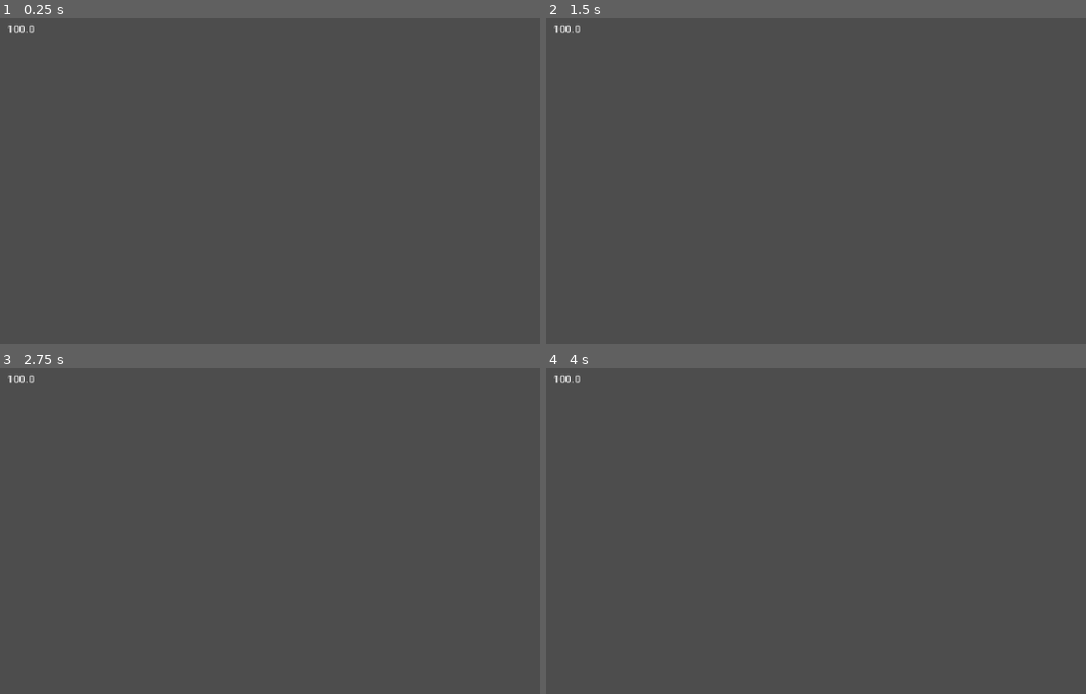
Above: before the commit, frames 1-4 (two rows, left to right).
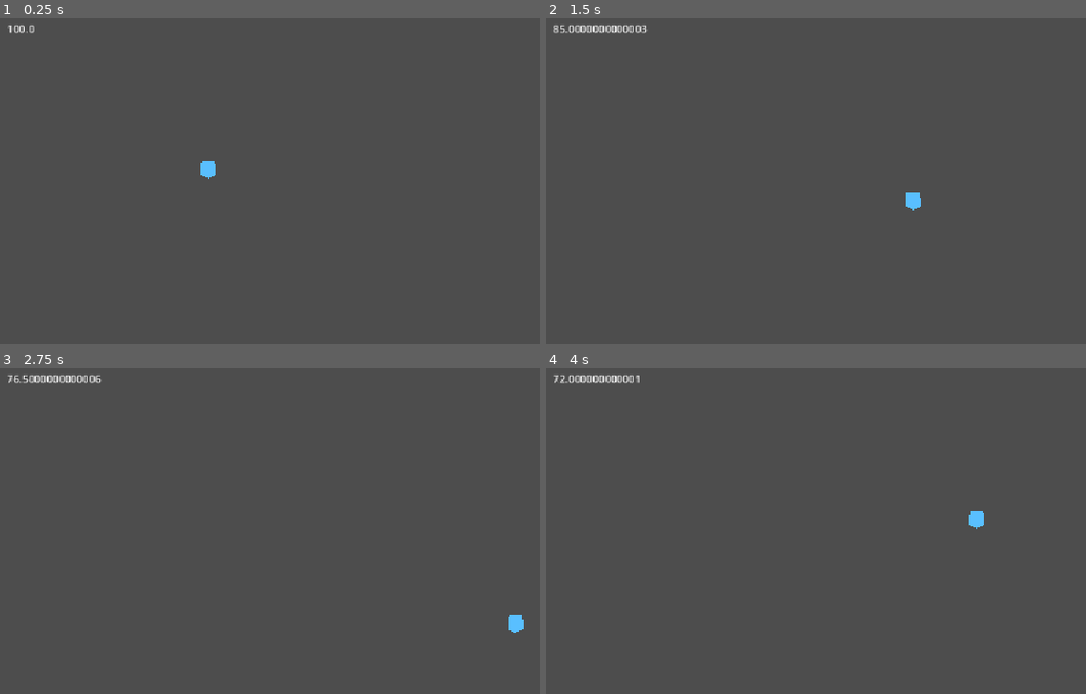
Above: after the commit, the same moments.

Repository: EarthDeparture/brave_and_cold
Game: Godot game, scene res://scenes/main.tscn
The game is run twice, just before and just after one commit, with the same random seed, the same clock (stepped at 60 frames per second) and the same inputs.
Inputs:
- Up to frame 1 (0.25 s): no input
- Up to frame 2 (1.5 s): tap Enter at 0.5 s; hold D (move_right, bound only after the commit) 0.53-1.28 s; hold Shift (sprint, bound only after the commit) 0.53-1.28 s; hold S (move_down, bound only after the commit) from 1.28 s (still down); tap Shift (sprint, bound only after the commit) at 1.35 s
- Up to frame 3 (2.75 s): release S (move_down, bound only after the commit) at 2.03 s; hold D (move_right, bound only after the commit) from 2.03 s (still down); hold Shift (sprint, bound only after the commit) from 2.03 s (still down)
- Up to frame 4 (4 s): release D (move_right, bound only after the commit) at 2.78 s; release Shift (sprint, bound only after the commit) at 2.78 s; hold W (move_up, bound only after the commit) 2.78-3.53 s; tap Shift (sprint, bound only after the commit) at 2.85 s; hold A (move_left, bound only after the commit) from 3.53 s (still down); hold Shift (sprint, bound only after the commit) from 3.53 s (still down)

The runs differ from the first frame. In frame 1, 0.1% of the frame differs, in the area x 37-40%, y 43-50%; in frame 2, 0.4%, in the area x 1-70%, y 2-60%; in frame 3, 0.4%; in frame 4, 0.4%.

Commit message:
agent(c90858e3): **Player scene & controller** (code) — CharacterBody2D with movement, drains Sta

Diff:
--- a/brave-and-cold/project.godot
+++ b/brave-and-cold/project.godot
@@ -24,6 +24,29 @@
 window/stretch/mode="canvas_items"
 window/stretch/aspect="expand"
 
+[input]
+
+move_left={
+"deadzone": 0.2,
+"events": [Object(InputEventKey,"physical_keycode":65), Object(InputEventKey,"physical_keycode":4194321)]
+}
+move_right={
+"deadzone": 0.2,
+"events": [Object(InputEventKey,"physical_keycode":68), Object(InputEventKey,"physical_keycode":4194323)]
+}
+move_up={
+"deadzone": 0.2,
+"events": [Object(InputEventKey,"physical_keycode":87), Object(InputEventKey,"physical_keycode":4194320)]
+}
+move_down={
+"deadzone": 0.2,
+"events": [Object(InputEventKey,"physical_keycode":83), Object(InputEventKey,"physical_keycode":4194322)]
+}
+sprint={
+"deadzone": 0.2,
+"events": [Object(InputEventKey,"physical_keycode":4194325)]
+}
+
 [physics]
 
 3d/physics_engine="Jolt Physics"
--- a/brave-and-cold/scenes/main.tscn
+++ b/brave-and-cold/scenes/main.tscn
@@ -1,7 +1,11 @@
-[gd_scene load_steps=2 format=3]
+[gd_scene load_steps=3 format=3]
 
 [ext_resource type="PackedScene" path="res://scenes/hud.tscn" id="1_hud"]
+[ext_resource type="PackedScene" path="res://scenes/player.tscn" id="2_player"]
 
 [node name="Main" type="Node"]
 
+[node name="Player" parent="." instance=ExtResource("2_player")]
+position = Vector2(320, 240)
+
 [node name="HUD" parent="." instance=ExtResource("1_hud")]
--- /dev/null
+++ b/brave-and-cold/scenes/player.tscn
@@ -0,0 +1,17 @@
+[gd_scene load_steps=3 format=3]
+
+[ext_resource type="Script" path="res://scripts/player.gd" id="1_player"]
+
+[sub_resource type="CircleShape2D" id="CircleShape2D_player"]
+radius = 12.0
+
+[node name="Player" type="CharacterBody2D"]
+motion_mode = 1
+script = ExtResource("1_player")
+
+[node name="Body" type="Polygon2D" parent="."]
+polygon = PackedVector2Array(-10, -12, 10, -12, 12, 8, 0, 14, -12, 8)
+color = Color(0.35, 0.75, 1, 1)
+
+[node name="CollisionShape2D" type="CollisionShape2D" parent="."]
+shape = SubResource("CircleShape2D_player")
--- /dev/null
+++ b/brave-and-cold/scripts/player.gd
@@ -0,0 +1,15 @@
+extends CharacterBody2D
+
+@export var move_speed: float = 200.0
+@export var sprint_speed: float = 320.0
+
+
+func _physics_process(delta: float) -> void:
+	var direction := Input.get_vector("move_left", "move_right", "move_up", "move_down")
+	var speed := move_speed
+	var sprint_cost := maxf(Stamina.drain_rate, 0.0) * delta
+	if direction != Vector2.ZERO and Input.is_action_pressed("sprint") and Stamina.can_use(sprint_cost):
+		speed = sprint_speed
+		Stamina.drain(sprint_cost)
+	velocity = direction * speed
+	move_and_slide()
--- /dev/null
+++ b/brave-and-cold/tests/test_player.gd
@@ -0,0 +1,52 @@
+extends SceneTree
+## godot --headless --path brave-and-cold --script res://tests/test_player.gd
+
+var failures := 0
+
+
+func _init() -> void:
+	call_deferred("_run")
+
+
+func _run() -> void:
+	var stamina = root.get_node("Stamina")
+	stamina.set_process(false)
+	var player = load("res://scenes/player.tscn").instantiate()
+	player.set_physics_process(false)
+	root.add_child(player)
+	stamina.current_stamina = 100.0
+	Input.action_press("sprint")
+	player._physics_process(0.1)
+	_check(player.velocity == Vector2.ZERO and stamina.current_stamina == 100.0, "idle sprint does not drain")
+	Input.action_release("sprint")
+	Input.action_press("move_right")
+	var start: Vector2 = player.position
+	player._physics_process(0.1)
+	_check(player.velocity == Vector2(player.move_speed, 0) and player.position.x > start.x, "walking moves right")
+	_check(stamina.current_stamina == 100.0, "walking does not drain")
+	Input.action_press("move_down")
+	player._physics_process(0.1)
+	_check(is_equal_approx(player.velocity.length(), player.move_speed), "diagonal speed is normalized")
+	Input.action_press("sprint")
+	player._physics_process(0.1)
+	_check(is_equal_approx(player.velocity.length(), player.sprint_speed), "sprint increases speed")
+	_check(is_equal_approx(stamina.current_stamina, 98.0), "sprint drains rate times delta")
+	player._physics_process(0.05)
+	_check(is_equal_approx(stamina.current_stamina, 97.0), "drain scales with physics delta")
+	stamina.current_stamina = 0.0
+	player._physics_process(0.1)
+	_check(is_equal_approx(player.velocity.length(), player.move_speed), "exhausted player walks")
+	_check(stamina.current_stamina == 0.0, "exhausted sprint does not overdraw")
+	for action in ["move_right", "move_down", "sprint"]:
+		Input.action_release(action)
+	player._physics_process(0.1)
+	_check(player.velocity == Vector2.ZERO, "release stops movement")
+	player.free()
+	print("Player tests: %d failures." % failures)
+	quit(0 if failures == 0 else 1)
+
+
+func _check(condition: bool, label: String) -> void:
+	if not condition:
+		push_error("FAIL: " + label)
+		failures += 1
Not shown, added: brave-and-cold/scripts/player.gd.uid
Not shown, added: brave-and-cold/tests/run_tests.gd.uid
